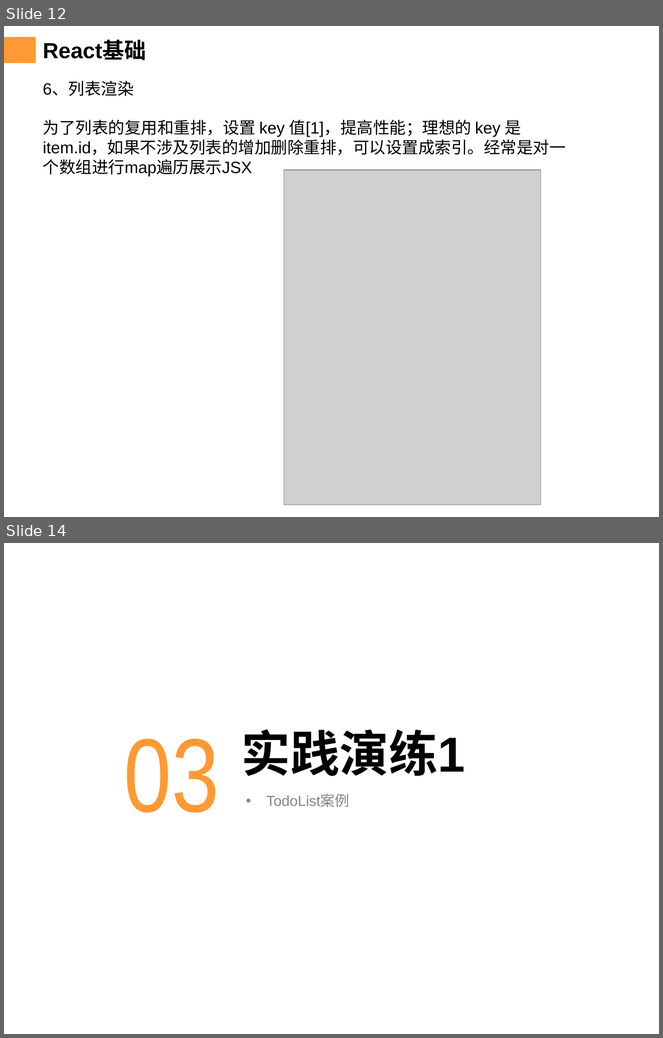
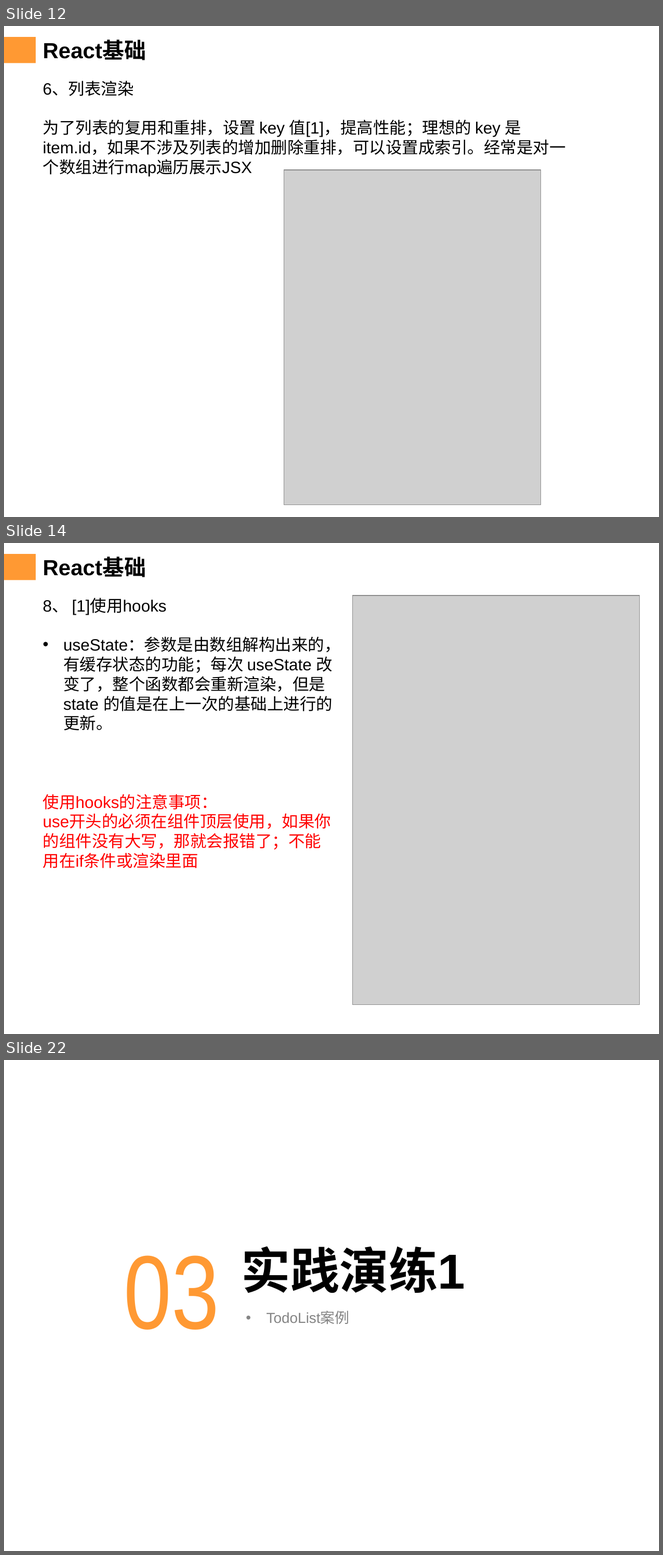
Before and after one commit to chenqiuli/JY_Peixun_1, a slide deck: PPT内容.pptx. Shown one above the other, each under a label of ours: slides 12 and 14 before the commit, slides 12, 14 and 22 after it; the slides between them are not shown. The pictures are 663x1038 and 663x1555 pixels, drawn with LibreOffice and Linux fonts; fonts in the diff are those of the drawing; grey boxes stand for pictures; background and template pictures are left out. Boxes give left, top, right and bottom in pixels: in the first picture for what was removed or moved away, otherwise in the second. Text is boxed around its words. In the diff, an @@ line names an element or a change of style, - is before the commit and + after.

```diff
--- a/PPT内容.pptx
+++ b/PPT内容.pptx
@@ slide 14 added at [4,543,659,1034], background #FFFFFF; not listed: 2 template elements that a slide beside it also shows @@
@@ title added at [43,558,146,577], 24 pt, text #000000, bold @@
+React基础
@@ text added at [43,599,341,869], 18 pt, text #000000 @@
+8、 [1]使用hooks
+• useState：参数是由数组解构出来的，有缓存状态的功能；每次 useState 改变了，整个函数都会重新渲染，但是 state 的值是在上一次的基础上进行的更新。
+使用hooks的注意事项：
+use开头的必须在组件顶层使用，如果你的组件没有大写，那就会报错了；不能用在if条件或渲染里面
@@ picture added at [352,596,639,1005] @@
@@ what was slide 14 is now slide 22 @@
```
Also in this commit, not shown: 3 slides changed, 15 other slides added, 1 slide removed, 20 other files.
